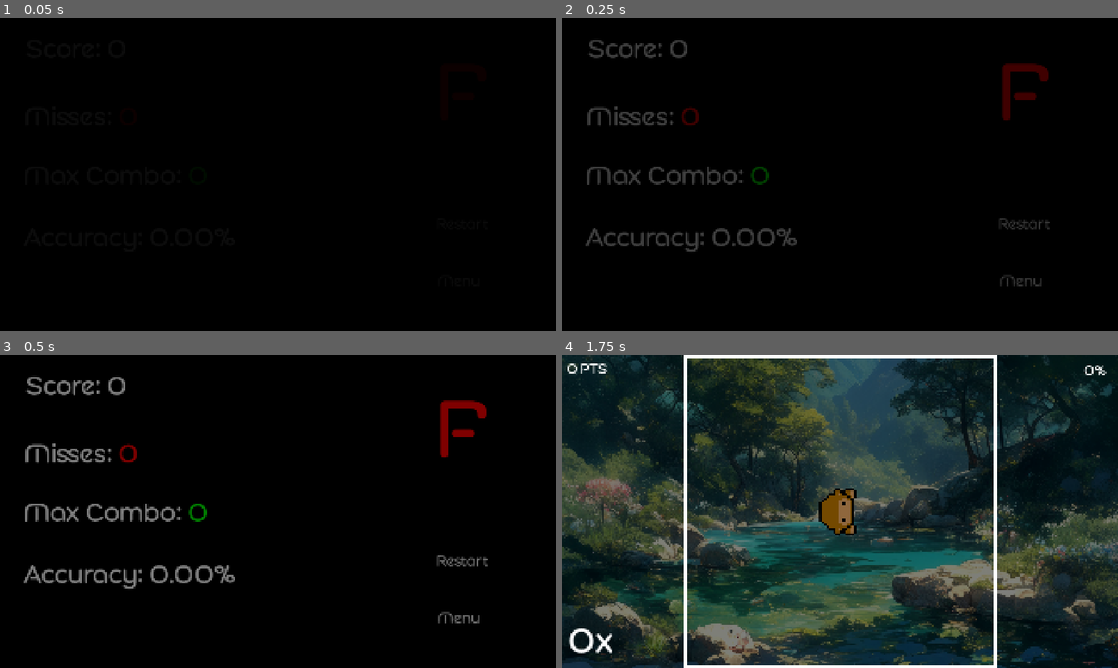
Above: before the commit, frames 1-4 (two rows, left to right).
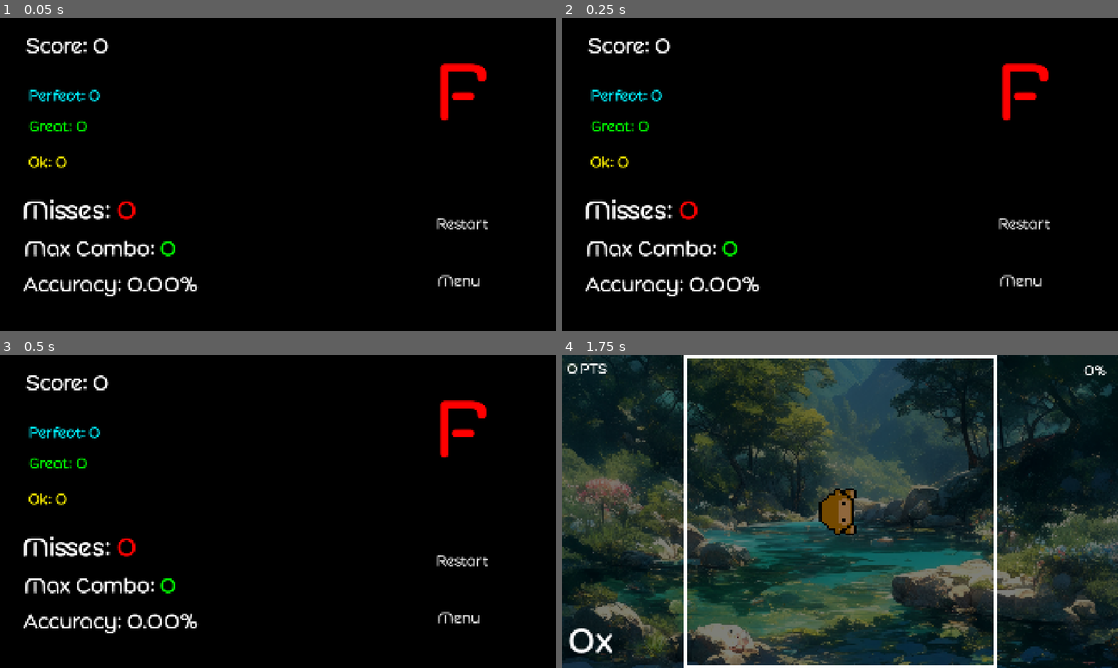
Above: after the commit, the same moments.

Repository: JosephK04/MonkeBeat
Game: Godot game, scene res://src/levels/result_screen.tscn
Same seed, same stepped clock (60 frames per second), same inputs: the game is played once before the commit and once after it. This scene is started directly instead of the project's main scene. Sound files missing from this copy of the repository are replaced by a short silence.
Inputs (mouse positions are in pixels of both pictures, inside the frame that each line leads up to):
- Up to frame 1 (0.05 s): no input
- Up to frame 2 (0.25 s): no input
- Up to frame 3 (0.5 s): no input
- Up to frame 4 (1.75 s): click "Restart" at 0.5 s; tap Enter at 1.25 s; move the mouse to (962, 495) at 1.27 s; hold D (face_right) from 1.28 s (still down); hold K (click) from 1.28 s (still down)

The runs differ from the first frame. In frame 1, 3.6% of the frame differs, in the area x 4-88%, y 6-89%; in frame 2, 5.6%; in frame 3, 5.8%; in frame 4, nothing differs.

Commit message:
added judge counts

Diff:
--- a/project.godot
+++ b/project.godot
@@ -12,6 +12,7 @@
 
 config/name="MonkeBeat"
 run/main_scene="uid://co5rqvgakhvob"
+run/disable_stdout=true
 config/features=PackedStringArray("4.4", "GL Compatibility")
 boot_splash/bg_color=Color(0, 0, 0, 1)
 boot_splash/image="uid://3r7vr07y2eww"
--- a/src/Globals/game_config.gd
+++ b/src/Globals/game_config.gd
@@ -17,10 +17,15 @@
 var result_miss = 0
 var result_accuracy = 0.0
 var grade = ""
+var perfect_count = 0
+var great_count = 0
+var ok_count = 0
+
 #scores
 const BASE_PERFECT_WINDOW = 0.06
 const BASE_GREAT_WINDOW = 0.1
 const BASE_OK_WINDOW = 0.14
+const BASE_MISS_WINDOW = 0.28
 
 #Parsing Storing logic for Maps
 var current_level_name = "CrescentExpressway"
@@ -101,3 +106,18 @@
 
 func get_ok_window():
 	return BASE_OK_WINDOW * (BASE_SPEED / projectile_speed)
+
+func get_miss_window():
+	return BASE_MISS_WINDOW * (BASE_SPEED / projectile_speed)
+
+func _ready():
+	Signals.JudgeCount.connect(JudgeCount)
+
+func JudgeCount(type):
+	match type:
+		"perfect":
+			perfect_count += 1
+		"great":
+			great_count += 1
+		"ok":
+			ok_count += 1
--- a/src/Globals/signals.gd
+++ b/src/Globals/signals.gd
@@ -11,3 +11,5 @@
 signal ResetCombo()
 
 signal note_judged(accuracy)
+
+signal JudgeCount(type)
--- a/src/levels/result_screen.gd
+++ b/src/levels/result_screen.gd
@@ -11,6 +11,13 @@
 	$Percentage.text = "Accuracy: " + str("%.2f" % GameConfig.result_accuracy) + "%"
 	$GradeLetter.text = "[center]" + GameConfig.result_grade()
 
+	$PerfectCount.set("theme_override_colors/default_color", Color("00f1ff"))
+	$PerfectCount.text = "Perfect: " + str(GameConfig.perfect_count)
+	$GreatCount.set("theme_override_colors/default_color", Color("00f100"))
+	$GreatCount.text = "Great: " + str(GameConfig.great_count)
+	$OkCount.set("theme_override_colors/default_color", Color("fff100"))
+	$OkCount.text = "Ok: " + str(GameConfig.ok_count)
+
 func _on_restart_button_pressed() -> void:
 	get_tree().change_scene_to_file("res://src/levels/game_level.tscn")
 
--- a/src/levels/result_screen.tscn
+++ b/src/levels/result_screen.tscn
@@ -59,16 +59,16 @@
 offset_right = 1138.0
 offset_bottom = 292.0
 theme_override_fonts/normal_font = ExtResource("2_v8gv7")
-theme_override_font_sizes/normal_font_size = 85
+theme_override_font_sizes/normal_font_size = 70
 bbcode_enabled = true
 scroll_active = false
 
 [node name="MissCount" type="RichTextLabel" parent="."]
 layout_mode = 0
-offset_left = 84.0
-offset_top = 280.0
-offset_right = 1136.0
-offset_bottom = 526.0
+offset_left = 78.0
+offset_top = 603.0
+offset_right = 1130.0
+offset_bottom = 771.0
 theme_override_fonts/normal_font = ExtResource("2_v8gv7")
 theme_override_font_sizes/normal_font_size = 85
 bbcode_enabled = true
@@ -76,23 +76,23 @@
 
 [node name="MaxComboCount" type="RichTextLabel" parent="."]
 layout_mode = 0
-offset_left = 82.0
-offset_top = 483.0
-offset_right = 1134.0
-offset_bottom = 729.0
+offset_left = 85.0
+offset_top = 745.0
+offset_right = 1137.0
+offset_bottom = 904.0
 theme_override_fonts/normal_font = ExtResource("2_v8gv7")
-theme_override_font_sizes/normal_font_size = 85
+theme_override_font_sizes/normal_font_size = 70
 bbcode_enabled = true
 scroll_active = false
 
 [node name="Percentage" type="RichTextLabel" parent="."]
 layout_mode = 0
-offset_left = 78.0
-offset_top = 697.0
-offset_right = 1130.0
-offset_bottom = 943.0
+offset_left = 77.0
+offset_top = 869.0
+offset_right = 1129.0
+offset_bottom = 1021.0
 theme_override_fonts/normal_font = ExtResource("2_v8gv7")
-theme_override_font_sizes/normal_font_size = 85
+theme_override_font_sizes/normal_font_size = 70
 bbcode_enabled = true
 scroll_active = false
 
@@ -108,12 +108,46 @@
 text = "[center] "
 scroll_active = false
 
+[node name="PerfectCount" type="RichTextLabel" parent="."]
+layout_mode = 0
+offset_left = 99.0
+offset_top = 233.0
+offset_right = 1151.0
+offset_bottom = 361.0
+theme_override_fonts/normal_font = ExtResource("2_v8gv7")
+theme_override_font_sizes/normal_font_size = 50
+bbcode_enabled = true
+scroll_active = false
+
+[node name="GreatCount" type="RichTextLabel" parent="."]
+layout_mode = 0
+offset_left = 99.0
+offset_top = 339.0
+offset_right = 1151.0
+offset_bottom = 467.0
+theme_override_fonts/normal_font = ExtResource("2_v8gv7")
+theme_override_font_sizes/normal_font_size = 50
+bbcode_enabled = true
+scroll_active = false
+
+[node name="OkCount" type="RichTextLabel" parent="."]
+layout_mode = 0
+offset_left = 97.0
+offset_top = 462.0
+offset_right = 1149.0
+offset_bottom = 590.0
+theme_override_fonts/normal_font = ExtResource("2_v8gv7")
+theme_override_font_sizes/normal_font_size = 50
+bbcode_enabled = true
+scroll_active = false
+
 [node name="FadeRect" type="ColorRect" parent="."]
+visible = false
 layout_mode = 0
-offset_left = -16.0
-offset_top = -18.0
-offset_right = 1939.0
-offset_bottom = 1104.0
+offset_left = -12.0
+offset_top = -8.0
+offset_right = 1943.0
+offset_bottom = 1114.0
 mouse_filter = 2
 color = Color(0, 0, 0, 1)
 
--- a/src/levels/settings_screen.gd
+++ b/src/levels/settings_screen.gd
@@ -2,7 +2,9 @@
 var offset_adjust = GameConfig.audio_offset
 
 func _ready():
+
 	$DimSlider.value = GameConfig.background_dim
+
 	offset_adjust = GameConfig.audio_offset * 1000
 	$OffsetNumber.text = "[center]" + str(offset_adjust) + "ms"
 
--- a/src/objects/hit_logic.gd
+++ b/src/objects/hit_logic.gd
@@ -7,6 +7,8 @@
 var perfect_window = GameConfig.get_perfect_window()
 var great_window = GameConfig.get_great_window()
 var ok_window = GameConfig.get_ok_window()
+var miss_window = GameConfig.get_miss_window()
+
 var perfect_score = 100
 var great_score = 75
 var ok_score = 25
@@ -48,7 +50,7 @@
 			Signals.emit_signal("miss")
 			Signals.ResetCombo.emit()
 			Signals.emit_signal("note_judged", "miss")
-			var press_score_text = "miss"
+			var press_score_text = "MISS"
 			var timing_text = score_text.instantiate()
 			add_child(timing_text)
 			timing_text.global_position = Vector2(0, 100)
@@ -63,14 +65,23 @@
 		score = perfect_score
 		press_score_text = "PERFECT"
 		Signals.emit_signal("note_judged", "perfect")
+		Signals.emit_signal("JudgeCount", "perfect")
 	elif diff <= great_window:
 		score = great_score
 		press_score_text = "GREAT"
 		Signals.emit_signal("note_judged", "great")
+		Signals.emit_signal("JudgeCount", "great")
 	elif diff <= ok_window:
 		score = ok_score
 		press_score_text = "OK"
 		Signals.emit_signal("note_judged", "ok")
+		Signals.emit_signal("JudgeCount", "ok")
+	elif diff <= miss_window:
+		score = 0
+		press_score_text = "MISS"
+		Signals.emit_signal("miss")
+		Signals.ResetCombo.emit()
+		Signals.emit_signal("note_judged", "miss")
 	else:
 		return
 
